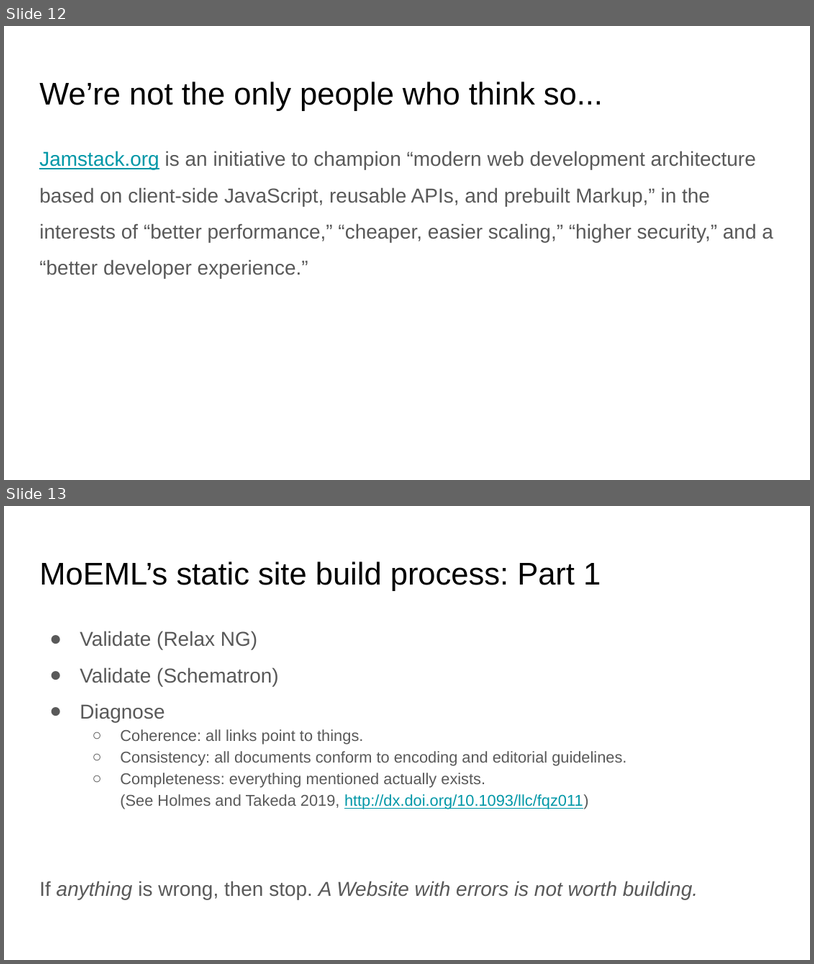
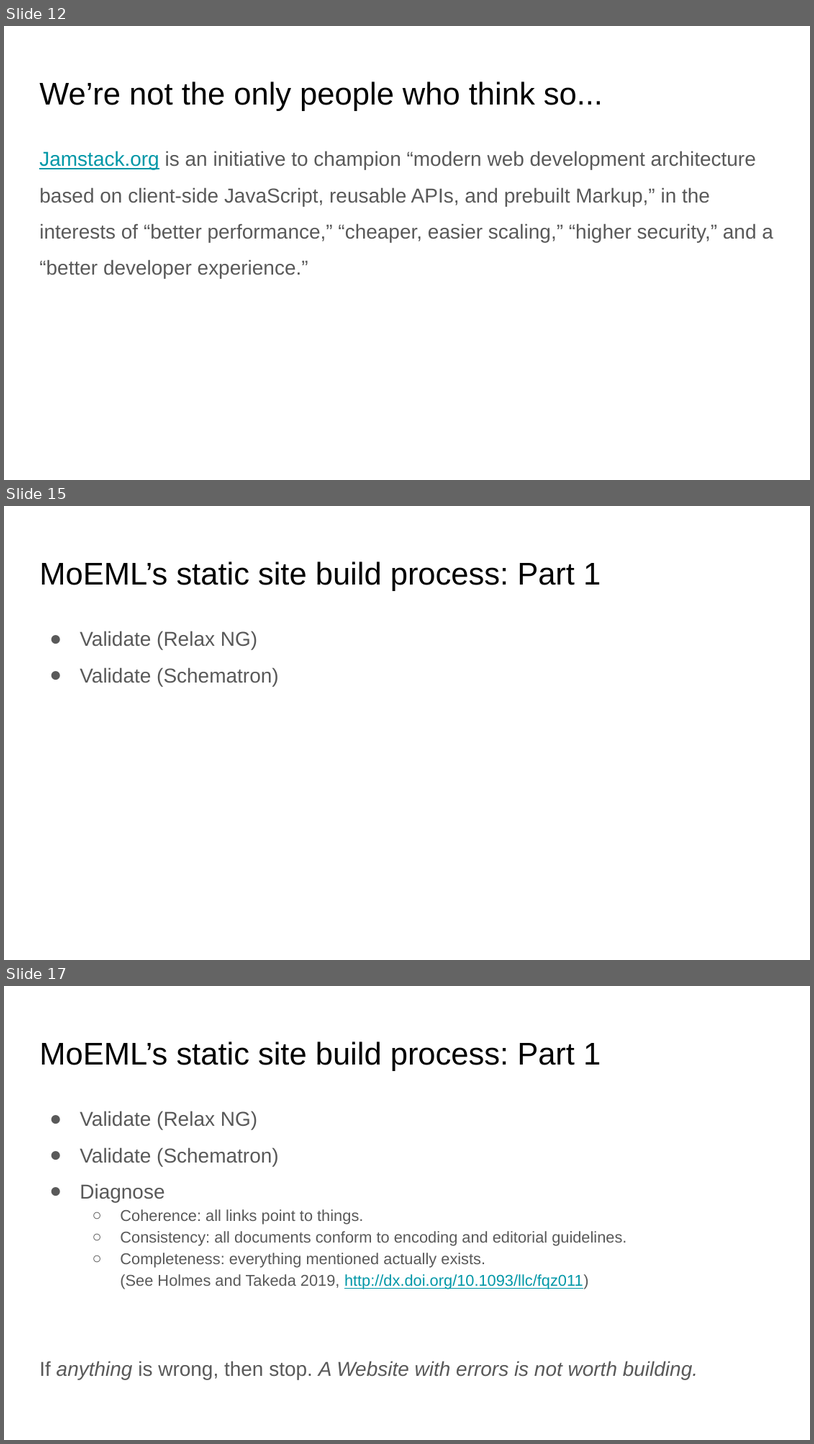
Before and after one commit to projectEndings/Endings, a slide deck: presentations/tei_2019/thePrefabricatedWebsite.odp. Shown one above the other, each under a label of ours: slides 12 and 13 before the commit, slides 12, 15 and 17 after it; the slides between them are not shown. The pictures are 814x964 and 814x1444 pixels, drawn with LibreOffice and Linux fonts; fonts in the diff are those of the drawing; background and template pictures are left out. Boxes give left, top, right and bottom in pixels: in the first picture for what was removed or moved away, otherwise in the second. Text is boxed around its words. In the diff, an @@ line names an element or a change of style, - is before the commit and + after.

```diff
--- a/presentations/tei_2019/thePrefabricatedWebsite.odp
+++ b/presentations/tei_2019/thePrefabricatedWebsite.odp
@@ slide 15 added at (x1=4, y1=506, x2=810, y2=960), background #FFFFFF @@
@@ title added at (x1=39, y1=561, x2=601, y2=591), 28 pt, text #000000 @@
+MoEML’s static site build process: Part 1
@@ text added at (x1=80, y1=631, x2=279, y2=686), 18 pt, text #595959 @@
+● Validate (Relax NG)
+● Validate (Schematron)
@@ what was slide 13 is now slide 17 @@
```
Also in this commit, not shown: 4 slides changed, 14 other slides added, 2 other files.
